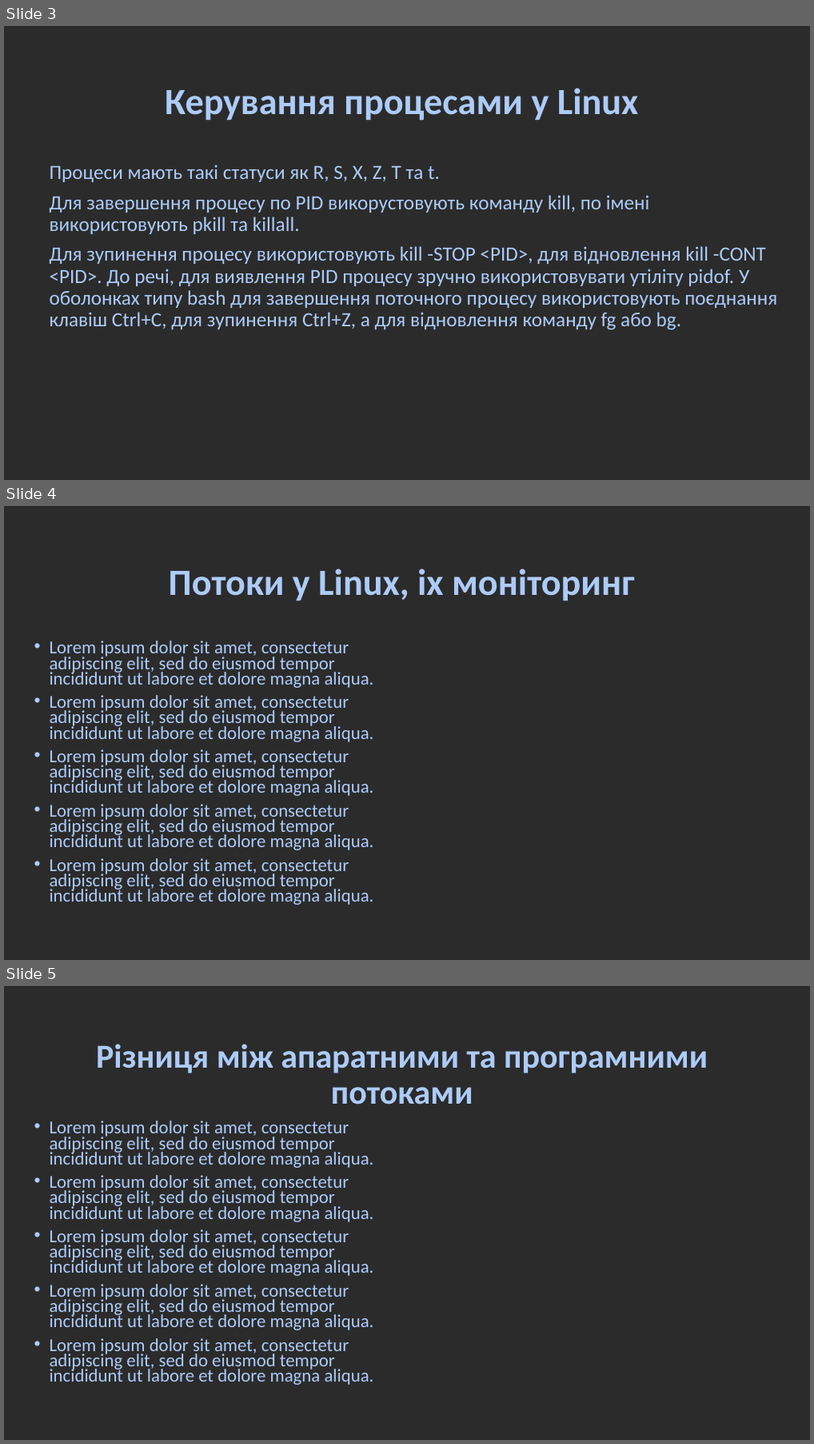
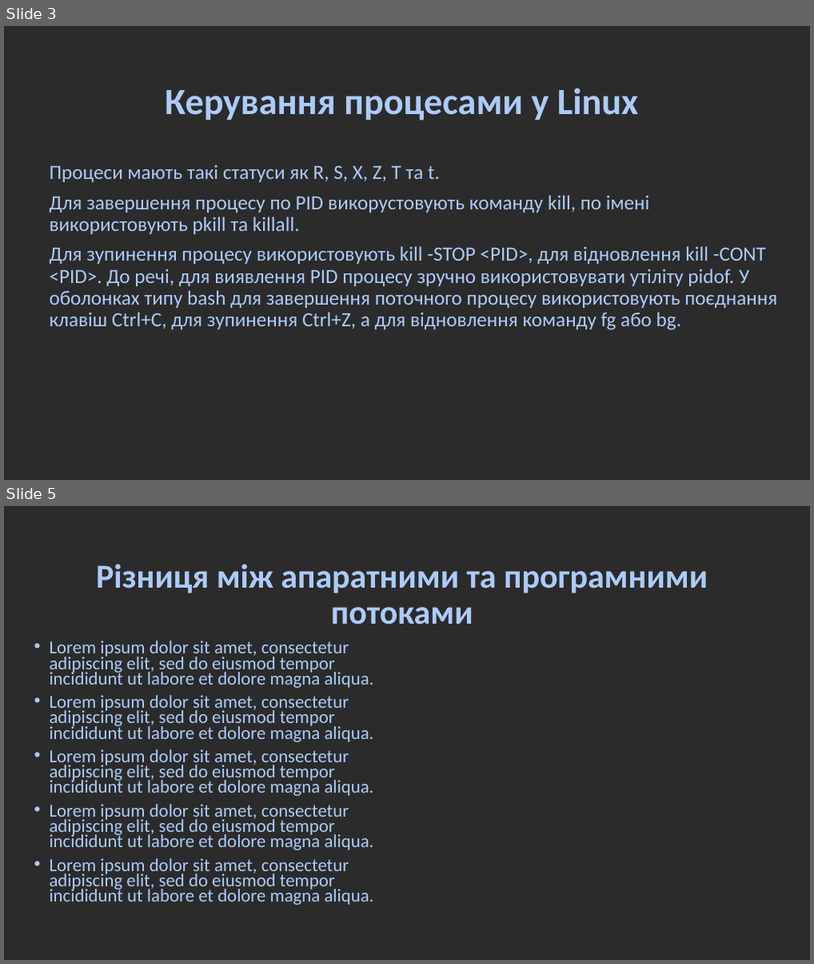
Before and after one commit to millennium02/SRS_L5, a slide deck: linux_ps&threads.odp. Shown one above the other, each under a label of ours: slides 3, 4 and 5 before the commit, slides 3 and 5 after it; the slides between them are not shown. The pictures are 814x1444 and 814x964 pixels, drawn with LibreOffice and Linux fonts; fonts in the diff are those of the drawing; background and template pictures are left out; a plain dark background stands for a picture behind light text. Boxes give left, top, right and bottom in pixels: in the first picture for what was removed or moved away, otherwise in the second. Text is boxed around its words. In the diff, an @@ line names an element or a change of style, - is before the commit and + after.

```diff
--- a/linux_ps&threads.odp
+++ b/linux_ps&threads.odp
@@ slide 4 removed at <box>4,506,810,960</box>, background picture (left out) @@
@@ title removed at <box>169,568,635,601</box> @@
-Потоки у Linux, іх моніторинг
@@ text removed at <box>50,640,374,904</box> @@
-• Lorem ipsum dolor sit amet, consectetur adipiscing elit, sed do eiusmod tempor incididunt ut labore et dolore magna aliqua.
-• Lorem ipsum dolor sit amet, consectetur adipiscing elit, sed do eiusmod tempor incididunt ut labore et dolore magna aliqua.
-• Lorem ipsum dolor sit amet, consectetur adipiscing elit, sed do eiusmod tempor incididunt ut labore et dolore magna aliqua.
-• Lorem ipsum dolor sit amet, consectetur adipiscing elit, sed do eiusmod tempor incididunt ut labore et dolore magna aliqua.
-• Lorem ipsum dolor sit amet, consectetur adipiscing elit, sed do eiusmod tempor incididunt ut labore et dolore magna aliqua.
```
Also in this commit, not shown: 1 slide changed, 1 slide added.
